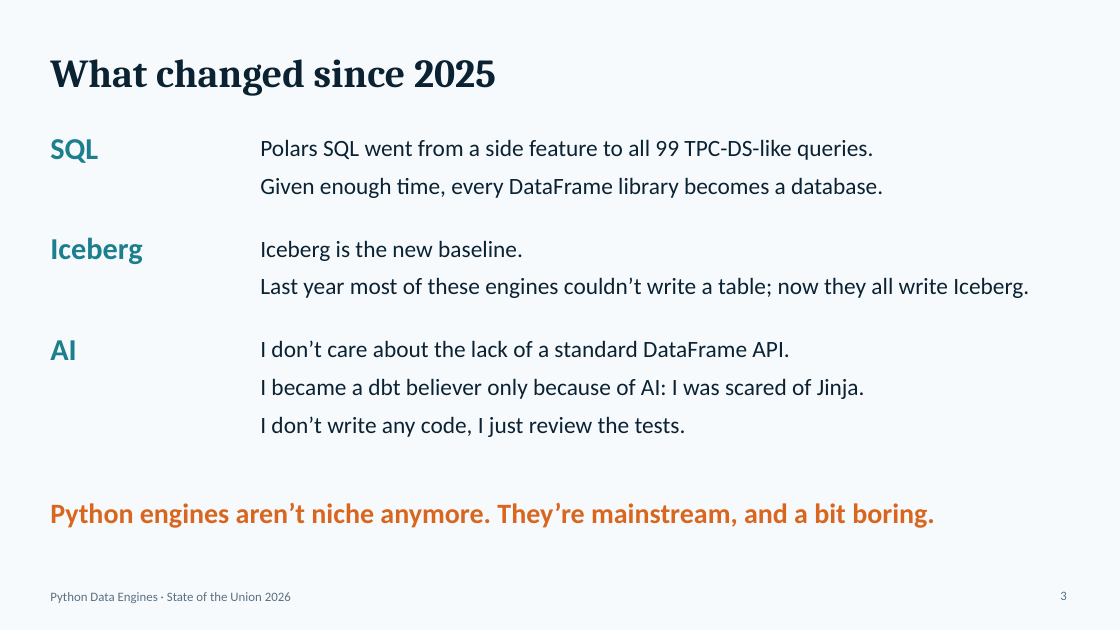
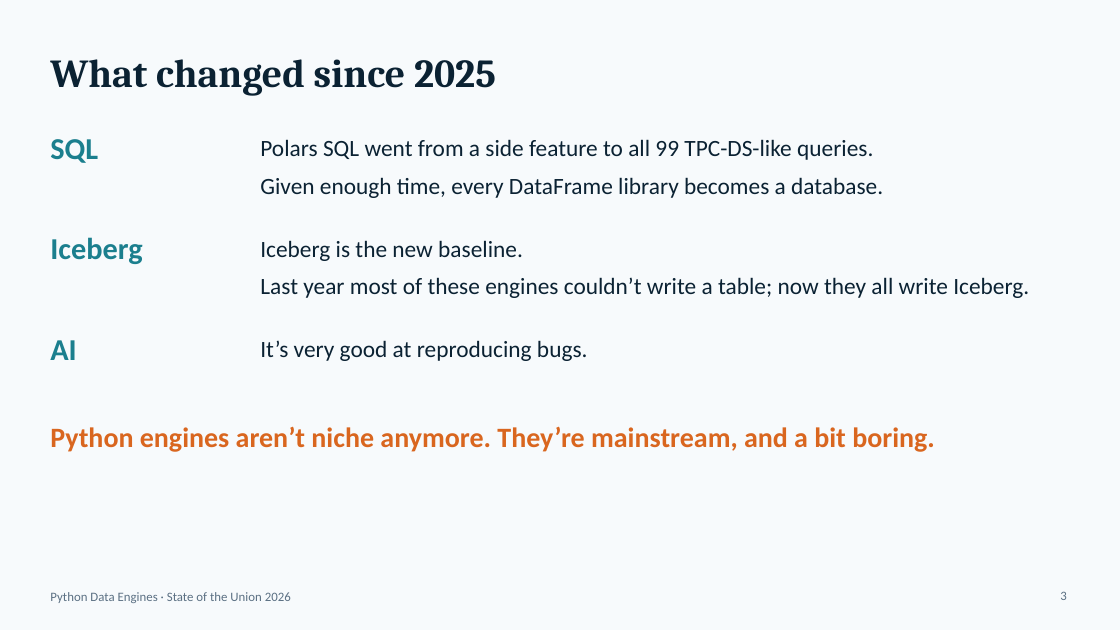
Before and after one commit to djouallah/presentations, a slide deck: slide 3 of python-engine/state-of-the-union-python-engines-2026.pptx. Drawn at 1120x630 pixels with LibreOffice and Linux fonts; fonts in the diff are those of the drawing. Boxes give left, top, right and bottom in pixels: in the first picture for what was removed or moved away, otherwise in the second. Text is boxed around its words. In the diff, an @@ line names an element or a change of style, - is before the commit and + after.

```diff
--- a/python-engine/state-of-the-union-python-engines-2026.pptx
+++ b/python-engine/state-of-the-union-python-engines-2026.pptx
@@ text at (260, 340, 588, 361): text changed @@
-I don’t care about the lack of a standard DataFrame API.
+It’s very good at reproducing bugs.
@@ text removed at (260, 378, 865, 399) @@
-I became a dbt believer only because of AI: I was scared of Jinja.
@@ text "Python engines aren’t niche anymore. ...": place and size @@
-text "Python engines aren’t niche anymore. ..." at (50, 502, 935, 528)
+text "Python engines aren’t niche anymore. ..." at (50, 426, 935, 452)
@@ text removed at (260, 416, 686, 437) @@
-I don’t write any code, I just review the tests.
```
Also in this commit, not shown: 1 other slide changed, 1 slide added, 1 slide removed, 2 other files.
